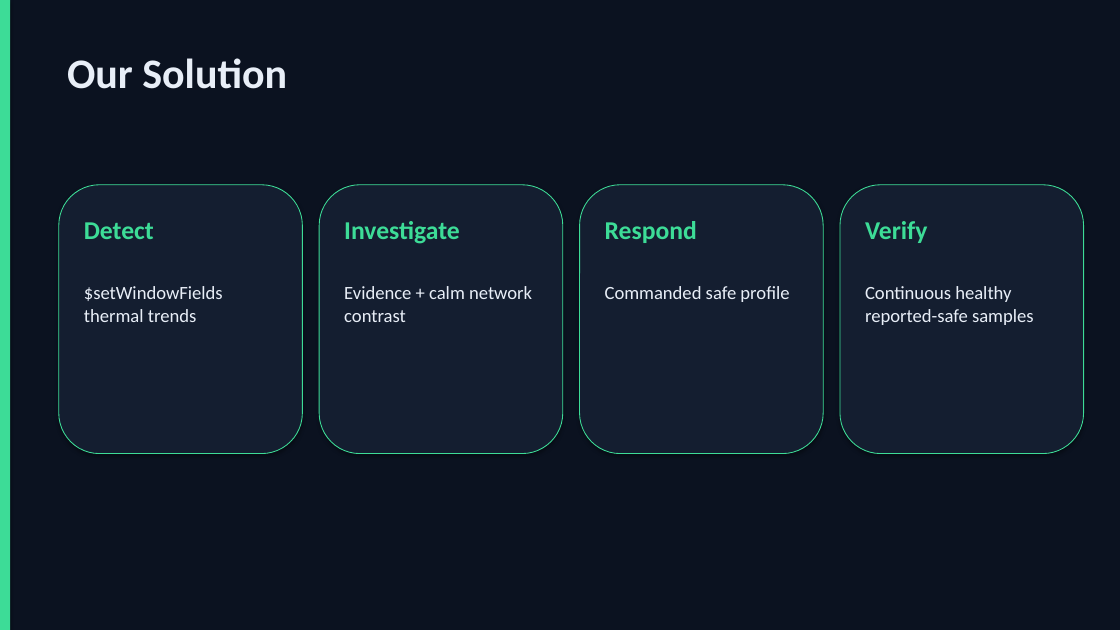
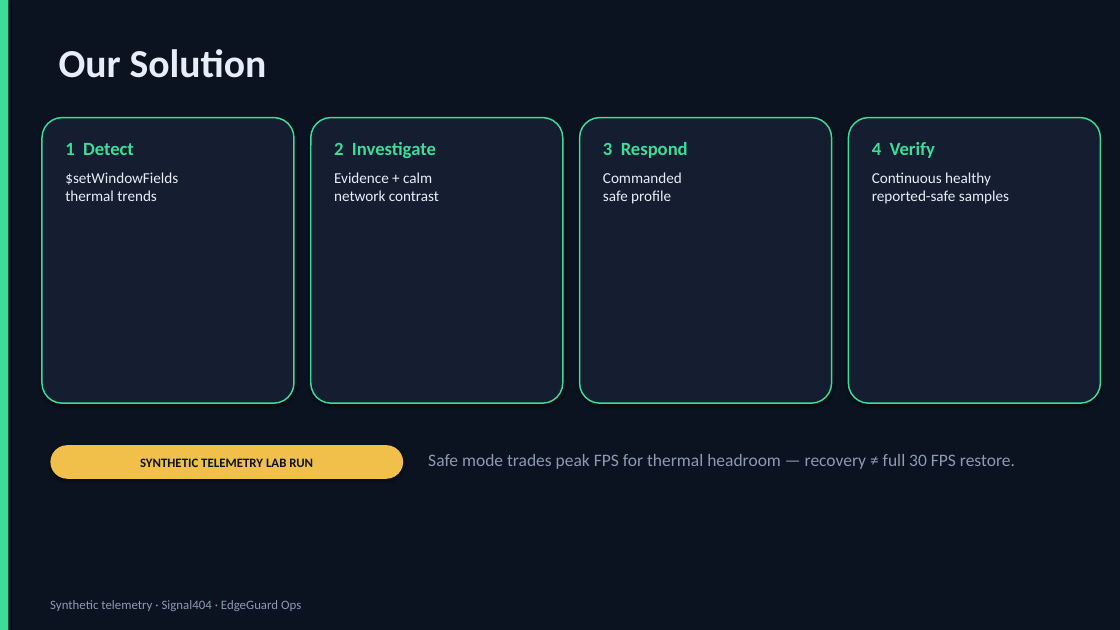
Before and after one commit to thtcsec/signal404-edgeguard-ops, a slide deck: slide 3 of docs/presentation/EdgeGuard-Ops-Judge-Deck.pptx. Drawn at 1120x630 pixels with LibreOffice and Linux fonts; fonts in the diff are those of the drawing. Boxes give left, top, right and bottom in pixels: in the first picture for what was removed or moved away, otherwise in the second. Text is boxed around its words. In the diff, an @@ line names an element or a change of style, - is before the commit and + after.

```diff
--- a/docs/presentation/EdgeGuard-Ops-Judge-Deck.pptx
+++ b/docs/presentation/EdgeGuard-Ops-Judge-Deck.pptx
@@ text "Our Solution": place and size @@
-text "Our Solution" at [67, 58, 287, 89]
+text "Our Solution" at [59, 49, 267, 78]
@@ text "Our Solution" at [59, 49, 267, 78]: size 36 to 34 pt @@
@@ rounded rectangle: place and size @@
-rounded rectangle at [59, 185, 302, 454]
+rounded rectangle at [42, 118, 294, 403]
@@ rounded rectangle: place and size @@
-rounded rectangle at [319, 185, 563, 454]
+rounded rectangle at [311, 118, 563, 403]
@@ rounded rectangle: place and size @@
-rounded rectangle at [580, 185, 823, 454]
+rounded rectangle at [580, 118, 832, 403]
@@ outline #3DDC97 0.75 pt to #3DDC97 1.25 pt; proportions changed in 4 elements at [311, 118, 563, 403], [580, 118, 832, 403], [42, 118, 294, 403], [849, 118, 1101, 403] @@
@@ rounded rectangle: place and size @@
-rounded rectangle at [840, 185, 1084, 454]
+rounded rectangle at [849, 118, 1101, 403]
@@ text at [65, 143, 134, 155]: text changed; size 22 to 16 pt @@
-Detect
+1 Detect
@@ text at [334, 142, 436, 158]: text changed; size 22 to 16 pt @@
-Investigate
+2 Investigate
@@ text at [603, 142, 688, 158]: text changed; size 22 to 16 pt @@
-Respond
+3 Respond
@@ text at [872, 142, 935, 158]: text changed; size 22 to 16 pt @@
-Verify
+4 Verify
@@ text "$setWindowFields thermal trends": place and size @@
-text "$setWindowFields thermal trends" at [84, 286, 223, 322]
+text "$setWindowFields thermal trends" at [65, 172, 178, 201]
@@ text "Evidence + calm network contrast": place and size @@
-text "Evidence + calm network contrast" at [344, 286, 532, 322]
+text "Evidence + calm network contrast" at [334, 172, 439, 201]
@@ text "Commanded safe profile": place and size @@
-text "Commanded safe profile" at [605, 286, 789, 302]
+text "Commanded safe profile" at [603, 172, 682, 204]
@@ size 16 to 13 pt in 4 elements at [334, 172, 439, 201], [603, 172, 682, 204], [65, 172, 178, 201], [872, 172, 1009, 204] @@
@@ text "Continuous healthy reported-safe samples": place and size @@
-text "Continuous healthy reported-safe samples" at [865, 286, 1034, 325]
+text "Continuous healthy reported-safe samples" at [872, 172, 1009, 204]
@@ rounded rectangle added at [50, 445, 403, 479], fill #F0C04A, 11 pt, text #0B1220, bold @@
+SYNTHETIC TELEMETRY LAB RUN
@@ text added at [428, 454, 1015, 469], 15 pt, text #8B9BB0 @@
+Safe mode trades peak FPS for thermal headroom — recovery ≠ full 30 FPS restore.
@@ text added at [50, 600, 301, 611], 11 pt, text #8B9BB0 @@
+Synthetic telemetry · Signal404 · EdgeGuard Ops
```
Also in this commit, not shown: 2 other slides changed, 5 slides added, 5 slides removed, 20 other files.
